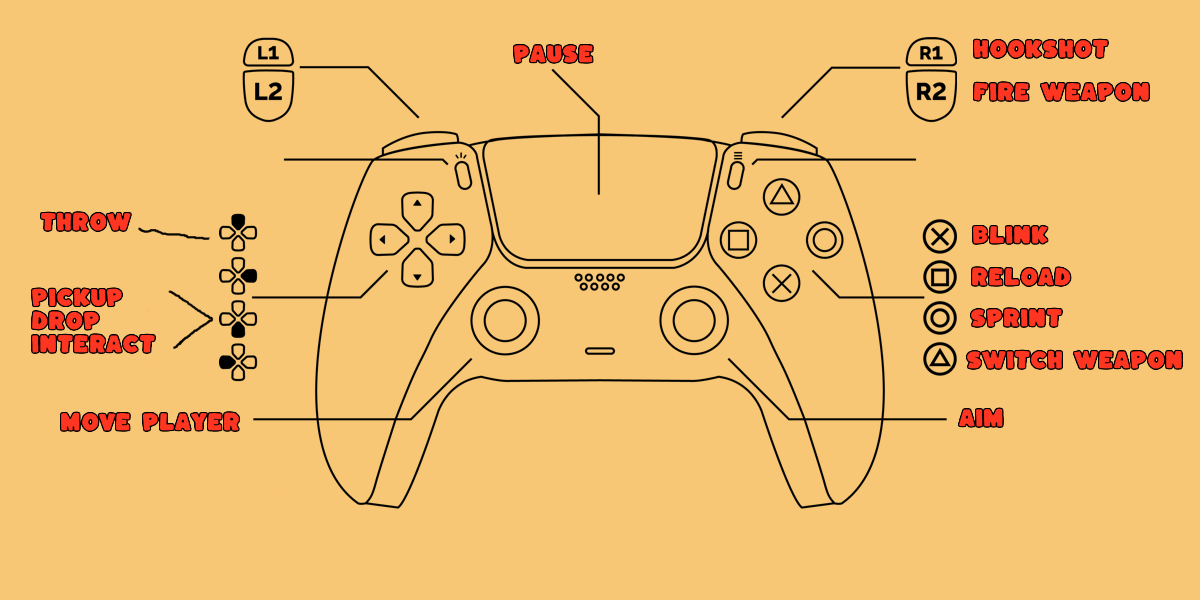
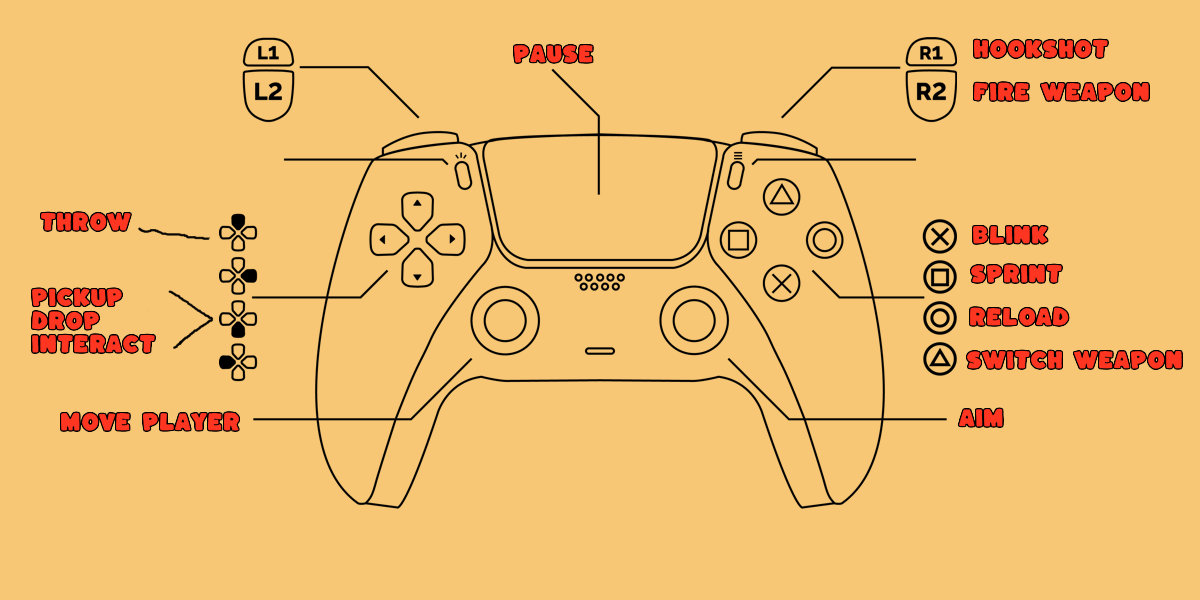
Layers edited between the first and the second 1200×600 image:
painted on "Overlay" over [100, 84, 1072, 328]
painted on "Gamepad Black" over [100, 84, 1072, 328]
painted on "Background" over [100, 84, 1072, 328]
